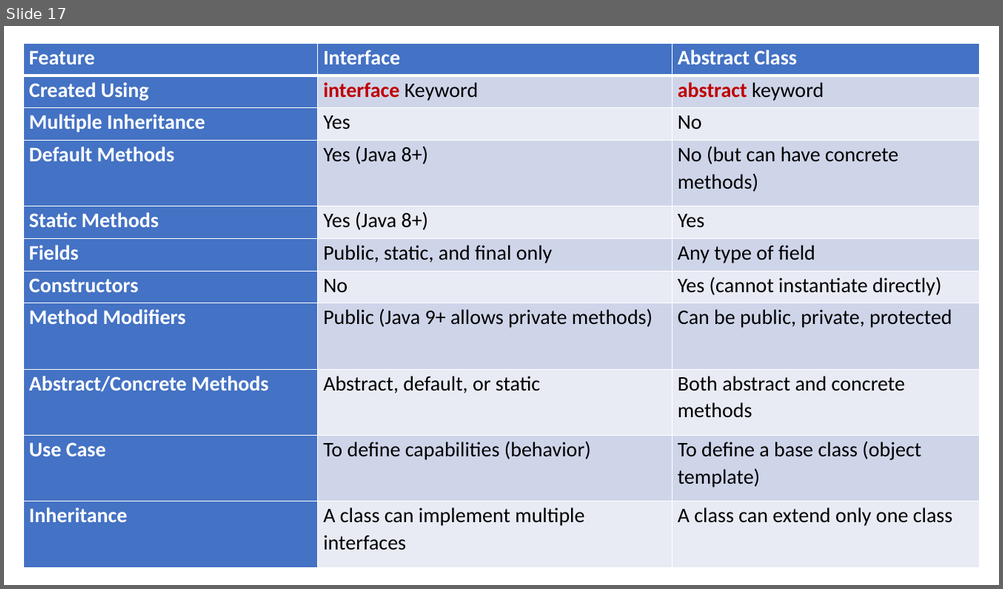
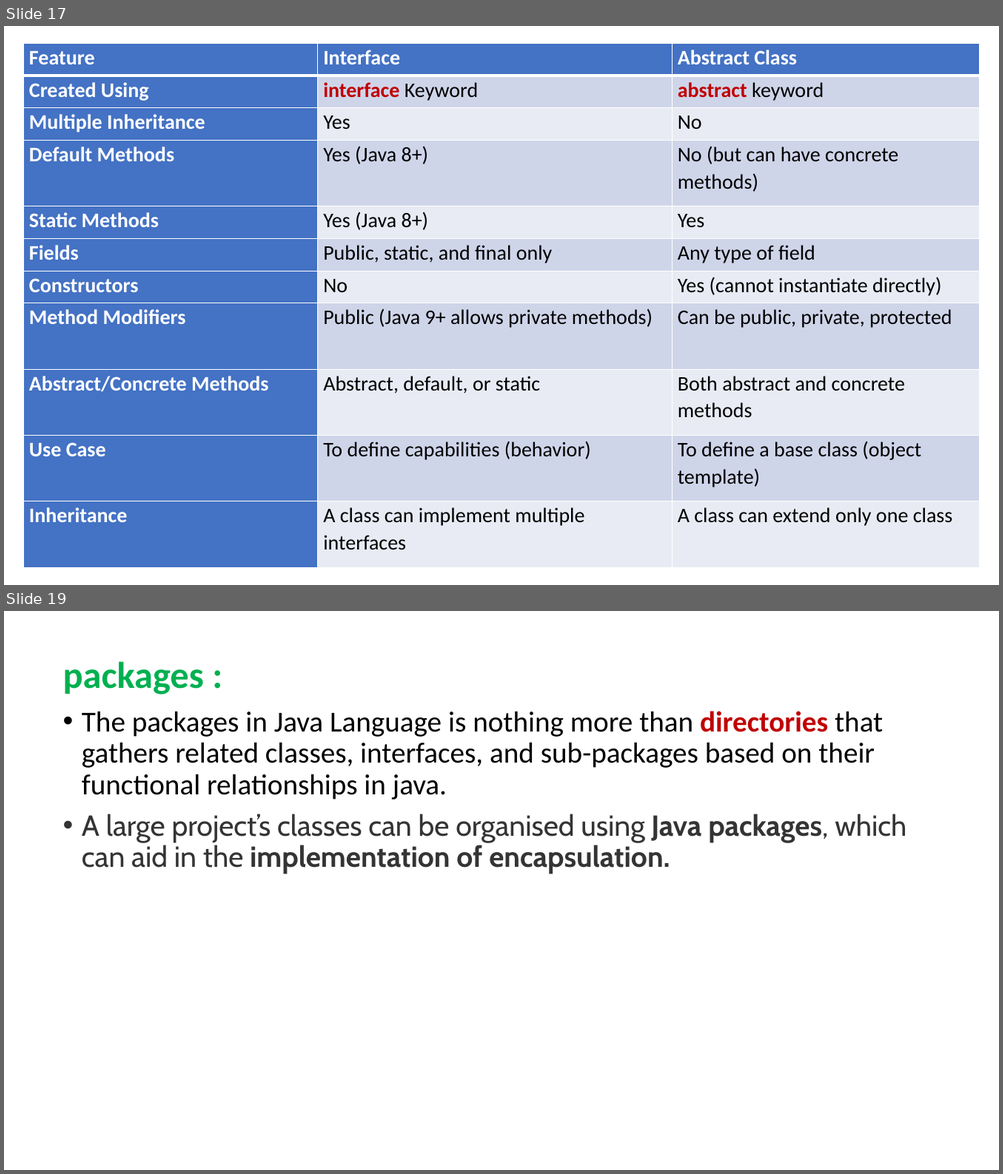
Before and after one commit to PRAMOD-VISHNU-NAIK/MCA-2nd-Sem-Shridevi-College, a slide deck: Theory Class-Notes/Complete Syllabus and Notes/Module-3 Interfaces and Packages.pptx. Shown one above the other, each under a label of ours: slide 17 before the commit, slides 17 and 19 after it; the slides between them are not shown. The pictures are 1003x589 and 1003x1174 pixels, drawn with LibreOffice and Linux fonts; fonts in the diff are those of the drawing. Boxes give left, top, right and bottom in pixels: in the first picture for what was removed or moved away, otherwise in the second. Text is boxed around its words. In the diff, an @@ line names an element or a change of style, - is before the commit and + after.

```diff
--- a/Theory Class-Notes/Complete Syllabus and Notes/Module-3 Interfaces and Packages.pptx
+++ b/Theory Class-Notes/Complete Syllabus and Notes/Module-3 Interfaces and Packages.pptx
@@ slide 19 added at [4,611,999,1170], background #FFFFFF @@
@@ text added at [63,661,906,874], 28 pt, text #000000 @@
+packages :
+• The packages in Java Language is nothing more than directories that gathers related classes, interfaces, and sub-packages based on their functional relationships in java.
+• A large project’s classes can be organised using Java packages, which can aid in the implementation of encapsulation.
```
Also in this commit, not shown: 1 slide changed, 10 other slides added, 3 slides removed, 3 other files.
